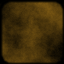
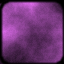
Layers edited between the first and the second 64x64 image:
painted on "outline" over [0, 54, 6, 64]
added layer "Clouds" above "ground1" over [0, 0, 64, 64]
renamed "Clouds" to "ground2", hid it over [0, 0, 64, 64]
